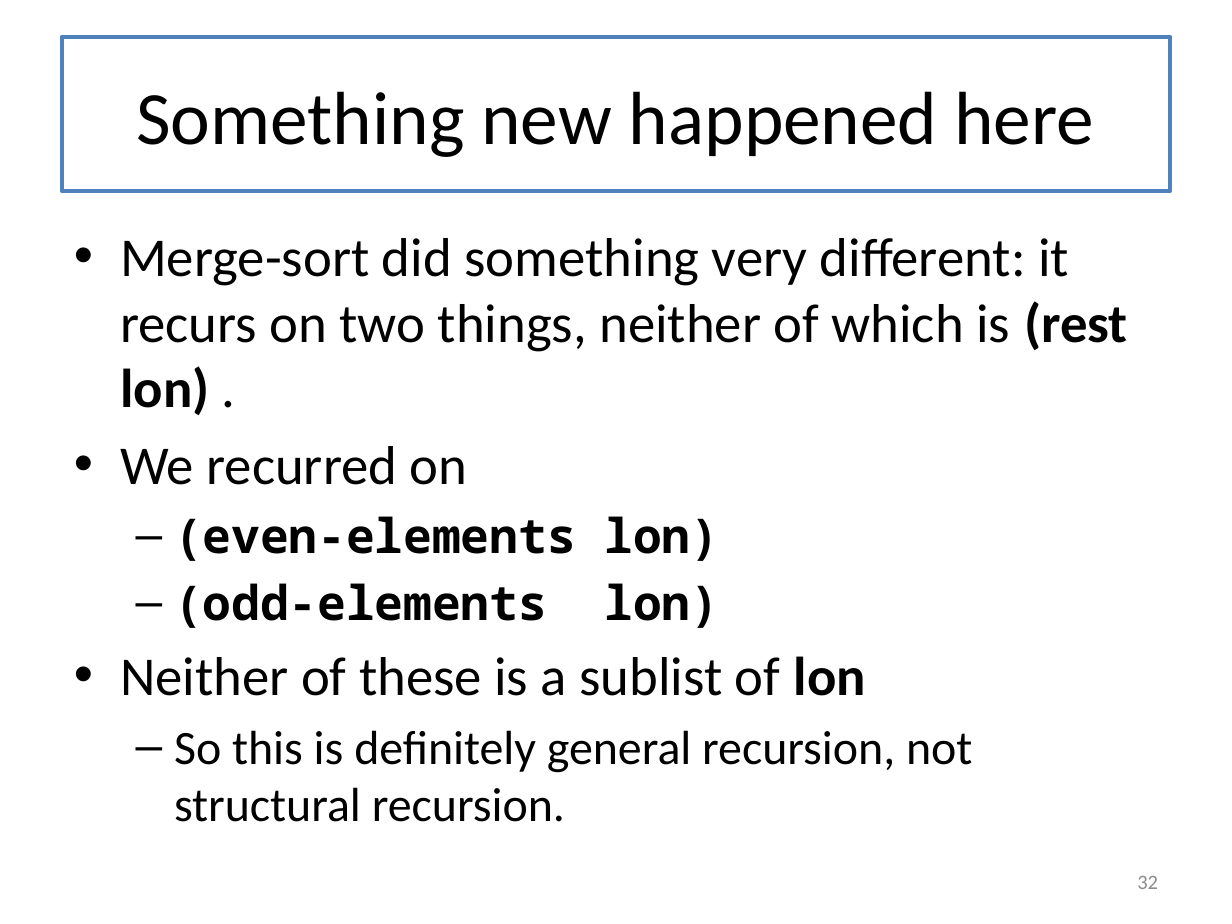
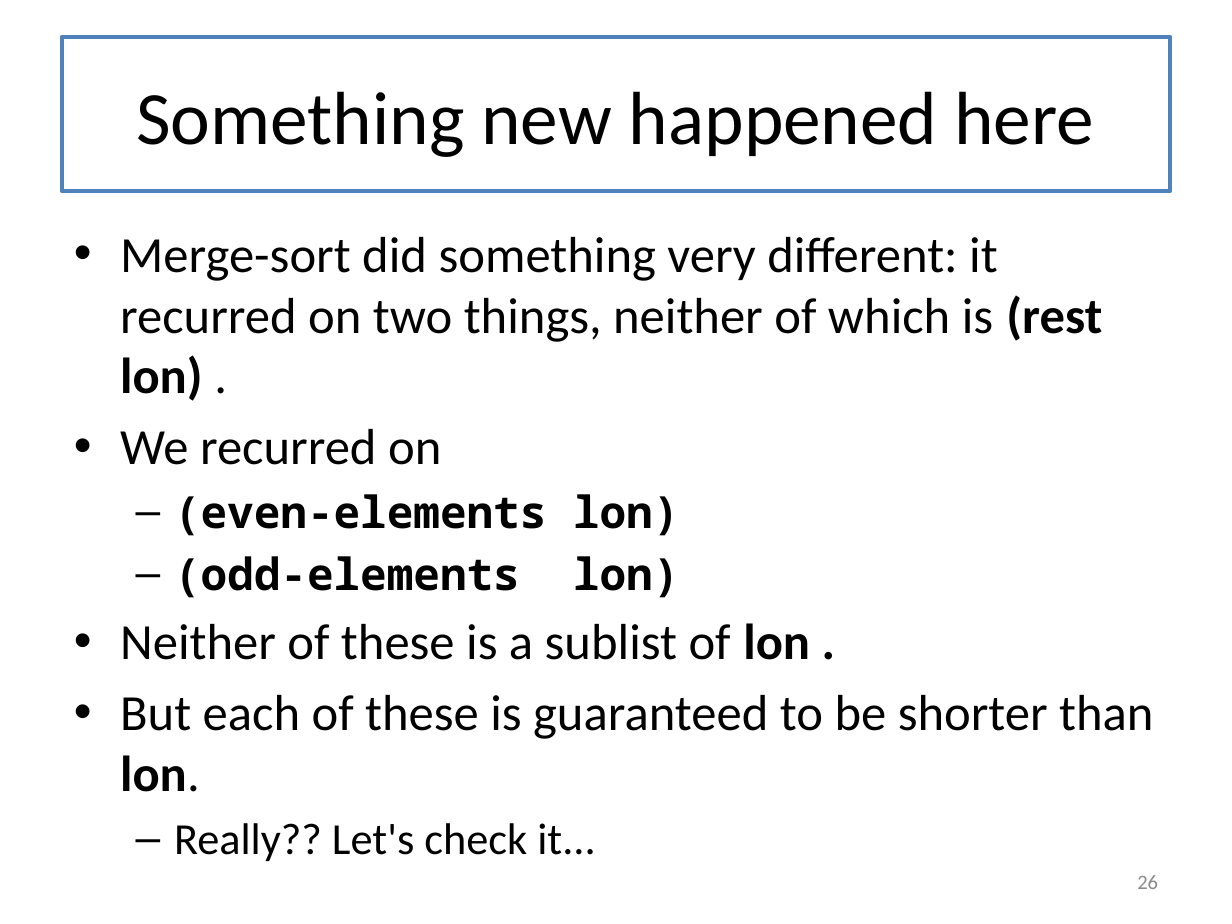
Before and after one commit to mwand/cs5010f16, a slide deck: slide 26 of Slides/Lesson 8.1 Introducing General Recursion.pptx (slide 32 before the commit). Drawn at 1232x924 pixels with LibreOffice and Linux fonts; fonts in the diff are those of the drawing. Boxes give left, top, right and bottom in pixels: in the first picture for what was removed or moved away, otherwise in the second. Text is boxed around its words. In the diff, an @@ line names an element or a change of style, - is before the commit and + after.

```diff
--- a/Slides/Lesson 8.1 Introducing General Recursion.pptx
+++ b/Slides/Lesson 8.1 Introducing General Recursion.pptx
@@ text at box(120, 237, 1102, 401): text changed; size 32 to 29.6 pt @@
-• Merge-sort did something very different: it recurs on two things, neither of which is (rest lon) .
+• Merge-sort did something very different: it recurred on two things, neither of which is (rest lon) .
@@ text at box(120, 429, 679, 598): size 32 to 29.6 pt in "We recurred on"; size 28 to 25.9 pt in "(even-elements lon)", "(odd-elements lon)" @@
@@ text at box(120, 623, 1153, 792): text changed; size 28 to 29.6 pt @@
-• Neither of these is a sublist of lon
-  – So this is definitely general recursion, not structural recursion.
+• Neither of these is a sublist of lon .
+• But each of these is guaranteed to be shorter than lon.
+  – Really?? Let's check it...
@@ page number at box(1137, 875, 1158, 889): text changed @@
-32
+26
```
Also in this commit, not shown: 25 other slides changed, 5 slides added, 5 other files.
